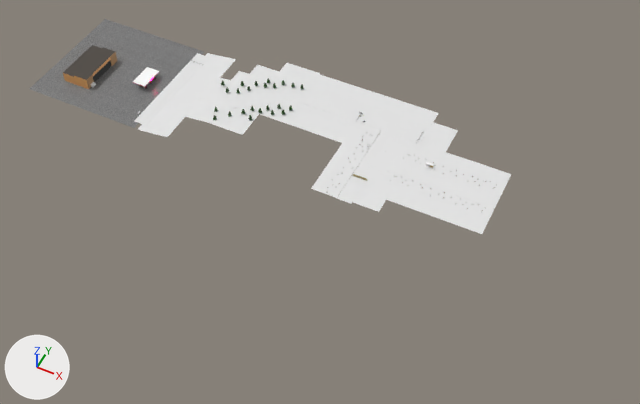
An edit to the Blender file workInProgress/stopBus/stopBus.blend, drawn before and after from the same camera.
Camera for both pictures: a camera (50 mm lens) standing at (553.0, -1836.0, 1978.0) and looking at (-290.0, -152.0, -128.0). The axes (+X, +Y, +Z) are drawn at lower left. The lights are the same throughout.

Names of what the first picture shows: 'Cube.002', 'ground_concrete', 'ground_dirty', 'road'.
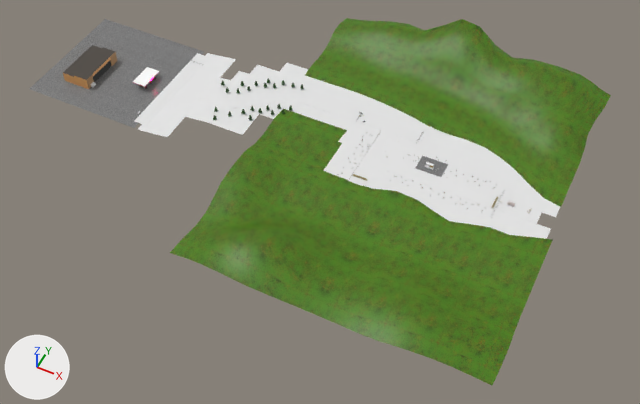
Edits to the bpy script that builds the scene:
```text
Add img_grassmountain_png:
    img_grassmountain_png = load_image('GrassMountain.png', 'GrassMountain.png', 500, 500, 'sRGB')
Add mat_mountain:
    mat_mountain = principled_material('mountain')
    mat_mountain.texture = img_grassmountain_png
Change me_cube_002:
    used by ob_road; location = (0.0, -23.0, 1.0)
    remove me_cube_002.from_pydata(...)  # 464 vertices, 360 faces; spans x -953.0..237.0, y -197.0..225.0, z -23.0..1.0
    add me_cube_002.from_pydata(...)  # 482 vertices, 375 faces; spans x -953.0..366.0, y -197.0..225.0, z -23.0..1.0
    me_cube_002 part 1: 18 vertices added at x 280.0..366.0, y -24.0..24.0, z 0.0
Change me_plane_001:
    used by ob_ground_dirty; location = (0.0, 0.0, 1.0)
    remove me_plane_001.from_pydata(...)  # 242 vertices, 154 faces; spans x -921.0..237.0, y -218.0..275.0, z -23.0..0.0
    add me_plane_001.from_pydata(...)  # 267 vertices, 175 faces; spans x -921.0..409.0, y -218.0..275.0, z -23.0..0.0
    me_plane_001 part 2: 4 vertices moved from x -65.0..22.0, y 111.0..166.0, z 0.0 to x -65.0..65.0, y 148.0..192.0, z -2.0..0.0; 12 vertices removed from x -22.0..237.0, y 56.0..220.0, z 0.0; 37 vertices added at x -21.0..409.0, y -157.0..220.0, z -2.0..0.0
Add me_plane_006:
    me_plane_006.from_pydata(...)  # 16 vertices, 10 faces; spans x -43.1..43.1, y -54.8..54.8, z -2.0..0.0
    me_plane_006.materials.append(mat_ground_concrete)  # picture img_concrete_texture_png
Add me_plane_005:
    me_plane_005.from_pydata(...)  # 321 vertices, 268 faces; spans x -550.0..431.0, y -142.0..1146.0, z -3.0..141.0
    me_plane_005.polygons.foreach_set('use_smooth', [True] * 268)
    me_plane_005.materials.append(mat_mountain)  # picture img_grassmountain_png
Add ob_ground_concrete_stopbus:
    ob_ground_concrete_stopbus = bpy.data.objects.new('ground_concrete_stopBus', me_plane_006)
    ob_ground_concrete_stopbus.location = (5.0, 8.0, 1.0)
Add ob_plane_003:
    ob_plane_003 = bpy.data.objects.new('Plane.003', me_plane_005)
    ob_plane_003.location = (0.0, -513.0, 0.0)
```

Pixel boxes (x1, y1, x2, y2) of what changed, in the pictures (640 x 404 px):
'Plane.003', added (green): after (170, 18, 611, 385)
'ground_dirty', reshaped: before (138, 53, 511, 234); after (138, 53, 560, 239)
'road', reshaped (11% wider, 10% taller): before (135, 53, 500, 209); after (135, 53, 542, 224)
'ground_concrete_stopBus', added: after (415, 156, 448, 177)
part 1 of me_cube_002, added: after (495, 198, 542, 224)
part 2 of me_plane_001, built on: before (407, 122, 511, 186); after (420, 127, 560, 239)
